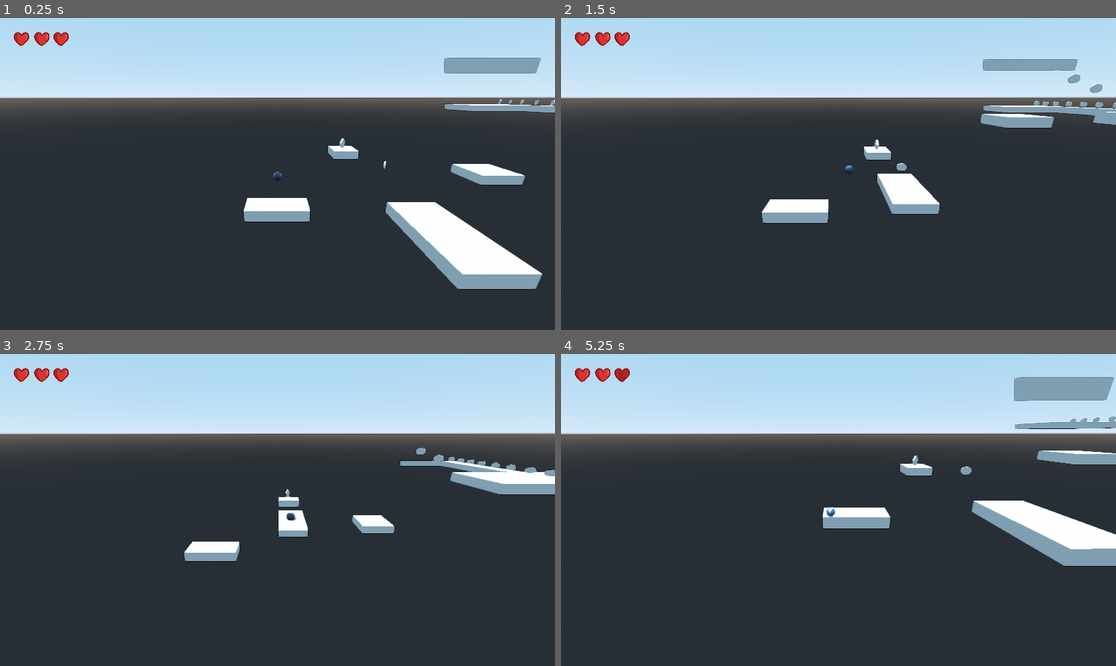
Above: before the commit, frames 1-4 (two rows, left to right).
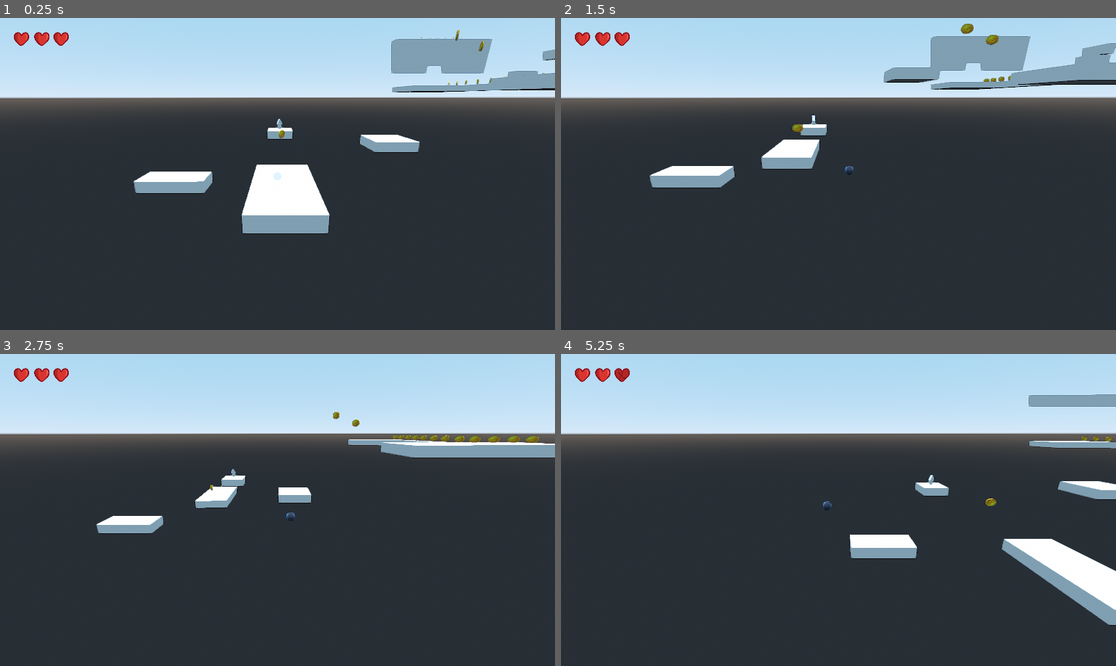
Above: after the commit, the same moments.

Repository: PedroCarbone/Oldies_2do_Parcial
Game: Godot game, scene res://scenes/EscenasGameplay/level 3/level_3.tscn
Same seed, same stepped clock (60 frames per second), same inputs: the game is played once before the commit and once after it. This scene is started directly instead of the project's main scene. The engine's default icon, where the game draws it, is replaced by a stand-in: a white triangle on a blue panel in a dark square.
Inputs:
- Up to frame 1 (0.25 s): no input
- Up to frame 2 (1.5 s): hold Right (ui_right) 0.53-1.28 s; tap Space (ui_select) at 0.77 s; hold Down (ui_down) from 1.28 s (still down)
- Up to frame 3 (2.75 s): tap Space (ui_select) at 1.52 s; release Down (ui_down) at 2.03 s; hold Right (ui_right) from 2.03 s (still down)
- Up to frame 4 (5.25 s): release Right (ui_right) at 2.78 s; hold Up (ui_up) 2.78-3.53 s; tap Space (ui_select) at 3.02, 3.77, 4.52 s; hold Left (ui_left) 3.53-5.03 s; hold Down (ui_down) from 5.03 s (still down)

The runs differ from the first frame. In frame 1, 13% of the frame differs, in the area x 24-100%, y 3-88%; in frame 2, 9.9%; in frame 3, 6.8%; in frame 4, 11%.

Commit message:
Monedas texturas

Diff:
--- a/project.godot
+++ b/project.godot
@@ -25,6 +25,7 @@
 
 [rendering]
 
+quality/filters/sharpen_intensity=1.0
 quality/directional_shadow/size=8140
 quality/shadow_atlas/size=16384
 quality/reflections/irradiance_max_size=2048
@@ -35,4 +36,3 @@
 quality/filters/use_fxaa=true
 quality/filters/use_debanding=true
 environment/default_environment="res://default_env.tres"
-quality/filters/sharpen_intensity=1.0
--- a/scenes/EscenasGameplay/Moneda.tscn
+++ b/scenes/EscenasGameplay/Moneda.tscn
@@ -1,12 +1,20 @@
-[gd_scene load_steps=9 format=2]
+[gd_scene load_steps=12 format=2]
 
 [ext_resource path="res://scenes/EscenasGameplay/Moneda.gd" type="Script" id=1]
 [ext_resource path="res://audio/sfx/moneda.mp3" type="AudioStream" id=2]
+[ext_resource path="res://arte/Texturas/WdTCKlTcGZJltxGlZAi2URphxoSwqCFQOv_XuXqoXsNsIXLuxmWMj4qzqmwDGEBBGQZmZFqCN-HEvYn6quxu0LKSm8uviqkAm0GAntDp.png" type="Texture" id=3]
 
 [sub_resource type="BoxShape" id=1]
 extents = Vector3( 1.2226, 8.98237, 1 )
 
 [sub_resource type="CylinderMesh" id=2]
+
+[sub_resource type="Skin" id=7]
+
+[sub_resource type="SpatialMaterial" id=8]
+params_line_width = 0.1
+albedo_texture = ExtResource( 3 )
+uv1_scale = Vector3( 2, 2, 2 )
 
 [sub_resource type="Animation" id=3]
 length = 0.001
@@ -69,9 +77,10 @@
 shape = SubResource( 1 )
 
 [node name="Textura" type="MeshInstance" parent="Colision"]
-transform = Transform( 1, 0, 0, 0, 1, 0, 0, 9.31323e-10, 1, 0, 0, 0 )
+transform = Transform( 1, 0, 0, 0, 1, 5.68434e-14, 0, 9.31322e-10, 1, 0, 0, 0 )
 mesh = SubResource( 2 )
-material/0 = null
+skin = SubResource( 7 )
+material/0 = SubResource( 8 )
 
 [node name="animacion" type="AnimationPlayer" parent="."]
 autoplay = "rotacion"
--- a/scenes/EscenasGameplay/Tutorial/Tutorial.tscn
+++ b/scenes/EscenasGameplay/Tutorial/Tutorial.tscn
@@ -365,7 +365,7 @@
 "values": [ true, false, true, false, true, false ]
 }
 
-[node name="Spatial" type="Spatial"]
+[node name="Spatial2" type="Spatial"]
 transform = Transform( 1, 0, 0, 0, 1, 0, 0, 0, 1, -0.0948372, 0, 0.0996313 )
 script = ExtResource( 4 )
 
--- a/scenes/EscenasGameplay/level 3/level_3.tscn
+++ b/scenes/EscenasGameplay/level 3/level_3.tscn
@@ -446,7 +446,7 @@
 material/0 = null
 
 [node name="Player" parent="." instance=ExtResource( 1 )]
-transform = Transform( 1, 0, 0, 0, 1, 0, 0, 0, 1, -23.9342, 9.11783, 0.256427 )
+transform = Transform( 1, 0, 0, 0, 1, 0, 0, 0, 1, -0.892471, 2.13021, 0.256427 )
 
 [node name="animacion" type="AnimationPlayer" parent="Player"]
 root_node = NodePath("../../Limite")
@@ -663,255 +663,192 @@
 
 [node name="Moneda11" parent="." instance=ExtResource( 6 )]
 transform = Transform( 2, 0, 0, 0, 2, 0, 0, 0, 2, 69.1593, 23.4527, -5.21121 )
-visible = false
 
 [node name="Moneda12" parent="." instance=ExtResource( 6 )]
 transform = Transform( 2, 0, 0, 0, 2, 0, 0, 0, 2, 69.1593, 23.4527, -11.0304 )
-visible = false
 
 [node name="Moneda13" parent="." instance=ExtResource( 6 )]
 transform = Transform( 2, 0, 0, 0, 2, 0, 0, 0, 2, 69.1593, 23.4527, -16.4587 )
-visible = false
 
 [node name="Moneda14" parent="." instance=ExtResource( 6 )]
 transform = Transform( 2, 0, 0, 0, 2, 0, 0, 0, 2, 69.1593, 23.4527, -22.0174 )
-visible = false
 
 [node name="Moneda15" parent="." instance=ExtResource( 6 )]
 transform = Transform( 2, 0, 0, 0, 2, 0, 0, 0, 2, 69.1593, 23.4527, -26.9246 )
-visible = false
 
 [node name="Moneda16" parent="." instance=ExtResource( 6 )]
 transform = Transform( 2, 0, 0, 0, 2, 0, 0, 0, 2, 69.1593, 23.4527, -31.8318 )
-visible = false
 
 [node name="Moneda17" parent="." instance=ExtResource( 6 )]
 transform = Transform( 2, 0, 0, 0, 2, 0, 0, 0, 2, 69.1593, 23.4527, -37.043 )
-visible = false
 
 [node name="Moneda18" parent="." instance=ExtResource( 6 )]
 transform = Transform( 2, 0, 0, 0, 2, 0, 0, 0, 2, 69.1593, 23.4527, -42.2542 )
-visible = false
 
 [node name="Moneda19" parent="." instance=ExtResource( 6 )]
 transform = Transform( 2, 0, 0, 0, 2, 0, 0, 0, 2, 69.1593, 23.4527, -46.7706 )
-visible = false
 
 [node name="Moneda20" parent="." instance=ExtResource( 6 )]
 transform = Transform( 2, 0, 0, 0, 2, 0, 0, 0, 2, 69.1593, 23.4527, -51.2436 )
-visible = false
 
 [node name="Moneda22" parent="." instance=ExtResource( 6 )]
 transform = Transform( 2, 0, 0, 0, 2, 0, 0, 0, 2, 67.3755, 27.0946, -65.2575 )
-visible = false
 
 [node name="Moneda23" parent="." instance=ExtResource( 6 )]
 transform = Transform( 2, 0, 0, 0, 2, 0, 0, 0, 2, 70.8238, 27.0946, -65.2575 )
-visible = false
 
 [node name="Moneda26" parent="." instance=ExtResource( 6 )]
 transform = Transform( 2, 0, 0, 0, 2, 0, 0, 0, 2, 74.0238, 26.9608, -65.2575 )
-visible = false
 
 [node name="Moneda27" parent="." instance=ExtResource( 6 )]
 transform = Transform( 2, 0, 0, 0, 2, 0, 0, 0, 2, 77.5707, 26.9608, -65.2575 )
-visible = false
 
 [node name="Moneda30" parent="." instance=ExtResource( 6 )]
 transform = Transform( 2, 0, 0, 0, 2, 0, 0, 0, 2, 81.228, 26.7545, -65.2575 )
-visible = false
 
 [node name="Moneda31" parent="." instance=ExtResource( 6 )]
 transform = Transform( 2, 0, 0, 0, 2, 0, 0, 0, 2, 84.6583, 26.7545, -65.2575 )
-visible = false
 
 [node name="Moneda34" parent="." instance=ExtResource( 6 )]
 transform = Transform( 2, 0, 0, 0, 2, 0, 0, 0, 2, 88.2146, 27.1421, -65.2575 )
-visible = false
 
 [node name="Moneda35" parent="." instance=ExtResource( 6 )]
 transform = Transform( 2, 0, 0, 0, 2, 0, 0, 0, 2, 88.2146, 29.7878, -65.2575 )
-visible = false
 
 [node name="Moneda36" parent="." instance=ExtResource( 6 )]
 transform = Transform( 2, 0, 0, 0, 2, 0, 0, 0, 2, 88.2146, 32.5028, -65.2575 )
-visible = false
 
 [node name="Moneda37" parent="." instance=ExtResource( 6 )]
 transform = Transform( 2, 0, 0, 0, 2, 0, 0, 0, 2, 84.6199, 29.7878, -65.2575 )
-visible = false
 
 [node name="Moneda38" parent="." instance=ExtResource( 6 )]
 transform = Transform( 2, 0, 0, 0, 2, 0, 0, 0, 2, 84.6199, 32.5028, -65.2575 )
-visible = false
 
 [node name="Moneda39" parent="." instance=ExtResource( 6 )]
 transform = Transform( 2, 0, 0, 0, 2, 0, 0, 0, 2, 81.2445, 29.7878, -65.2575 )
-visible = false
 
 [node name="Moneda40" parent="." instance=ExtResource( 6 )]
 transform = Transform( 2, 0, 0, 0, 2, 0, 0, 0, 2, 81.2445, 32.5028, -65.2575 )
-visible = false
 
 [node name="Moneda41" parent="." instance=ExtResource( 6 )]
 transform = Transform( 2, 0, 0, 0, 2, 0, 0, 0, 2, 77.6214, 29.7878, -65.2575 )
-visible = false
 
 [node name="Moneda42" parent="." instance=ExtResource( 6 )]
 transform = Transform( 2, 0, 0, 0, 2, 0, 0, 0, 2, 77.6214, 32.5028, -65.2575 )
-visible = false
 
 [node name="Moneda43" parent="." instance=ExtResource( 6 )]
 transform = Transform( 2, 0, 0, 0, 2, 0, 0, 0, 2, 74.0702, 29.7878, -65.2575 )
-visible = false
 
 [node name="Moneda44" parent="." instance=ExtResource( 6 )]
 transform = Transform( 2, 0, 0, 0, 2, 0, 0, 0, 2, 74.0702, 32.5028, -65.2575 )
-visible = false
 
 [node name="Moneda45" parent="." instance=ExtResource( 6 )]
 transform = Transform( 2, 0, 0, 0, 2, 0, 0, 0, 2, 70.8867, 29.7878, -65.2575 )
-visible = false
 
 [node name="Moneda46" parent="." instance=ExtResource( 6 )]
 transform = Transform( 2, 0, 0, 0, 2, 0, 0, 0, 2, 70.8867, 32.5028, -65.2575 )
-visible = false
 
 [node name="Moneda47" parent="." instance=ExtResource( 6 )]
 transform = Transform( 2, 0, 0, 0, 2, 0, 0, 0, 2, 67.2742, 29.7878, -65.2575 )
-visible = false
 
 [node name="Moneda48" parent="." instance=ExtResource( 6 )]
 transform = Transform( 2, 0, 0, 0, 2, 0, 0, 0, 2, 67.2742, 32.5028, -65.2575 )
-visible = false
 
 [node name="Moneda49" parent="." instance=ExtResource( 6 )]
 transform = Transform( 2, 0, 0, 0, 2, 0, 0, 0, 2, 88.2146, 35.0097, -65.2575 )
-visible = false
 
 [node name="Moneda50" parent="." instance=ExtResource( 6 )]
 transform = Transform( 2, 0, 0, 0, 2, 0, 0, 0, 2, 84.6199, 35.0097, -65.2575 )
-visible = false
 
 [node name="Moneda51" parent="." instance=ExtResource( 6 )]
 transform = Transform( 2, 0, 0, 0, 2, 0, 0, 0, 2, 81.2445, 35.0097, -65.2575 )
-visible = false
 
 [node name="Moneda52" parent="." instance=ExtResource( 6 )]
 transform = Transform( 2, 0, 0, 0, 2, 0, 0, 0, 2, 77.6214, 35.0097, -65.2575 )
-visible = false
 
 [node name="Moneda53" parent="." instance=ExtResource( 6 )]
 transform = Transform( 2, 0, 0, 0, 2, 0, 0, 0, 2, 74.0702, 35.0097, -65.2575 )
-visible = false
 
 [node name="Moneda54" parent="." instance=ExtResource( 6 )]
 transform = Transform( 2, 0, 0, 0, 2, 0, 0, 0, 2, 70.8867, 35.0097, -65.2575 )
-visible = false
 
 [node name="Moneda55" parent="." instance=ExtResource( 6 )]
 transform = Transform( 2, 0, 0, 0, 2, 0, 0, 0, 2, 67.2742, 35.0097, -65.2575 )
-visible = false
 
 [node name="Moneda56" parent="." instance=ExtResource( 6 )]
 transform = Transform( 2, 0, 0, 0, 2, 0, 0, 0, 2, 83.6315, 42.6699, -65.6787 )
-visible = false
 
 [node name="Moneda57" parent="." instance=ExtResource( 6 )]
 transform = Transform( 2, 0, 0, 0, 2, 0, 0, 0, 2, 80.0368, 42.6699, -65.6073 )
-visible = false
 
 [node name="Moneda58" parent="." instance=ExtResource( 6 )]
 transform = Transform( 2, 0, 0, 0, 2, 0, 0, 0, 2, 76.6614, 42.6699, -65.6073 )
-visible = false
 
 [node name="Moneda59" parent="." instance=ExtResource( 6 )]
 transform = Transform( 2, 0, 0, 0, 2, 0, 0, 0, 2, 73.0383, 42.6699, -65.6073 )
-visible = false
 
 [node name="Moneda60" parent="." instance=ExtResource( 6 )]
 transform = Transform( 2, 0, 0, 0, 2, 0, 0, 0, 2, 69.4871, 42.6699, -65.6073 )
-visible = false
 
 [node name="Moneda61" parent="." instance=ExtResource( 6 )]
 transform = Transform( 2, 0, 0, 0, 2, 0, 0, 0, 2, 66.3036, 42.6699, -65.6073 )
-visible = false
 
 [node name="Moneda62" parent="." instance=ExtResource( 6 )]
 transform = Transform( 2, 0, 0, 0, 2, 0, 0, 0, 2, 62.6911, 42.6699, -65.6073 )
-visible = false
 
 [node name="Moneda63" parent="." instance=ExtResource( 6 )]
 transform = Transform( 2, 0, 0, 0, 2, 0, 0, 0, 2, 51.3529, 58.0531, -86.4577 )
-visible = false
 
 [node name="Moneda64" parent="." instance=ExtResource( 6 )]
 transform = Transform( 2, 0, 0, 0, 2, 0, 0, 0, 2, 48.1694, 58.0531, -86.4577 )
-visible = false
 
 [node name="Moneda65" parent="." instance=ExtResource( 6 )]
 transform = Transform( 2, 0, 0, 0, 2, 0, 0, 0, 2, 44.5569, 58.0531, -86.4577 )
-visible = false
 
 [node name="Moneda66" parent="." instance=ExtResource( 6 )]
 transform = Transform( 2, 0, 0, 0, 2, 0, 0, 0, 2, 51.3529, 58.0531, -90.3868 )
-visible = false
 
 [node name="Moneda67" parent="." instance=ExtResource( 6 )]
 transform = Transform( 2, 0, 0, 0, 2, 0, 0, 0, 2, 48.1694, 58.0531, -90.3868 )
-visible = false
 
 [node name="Moneda68" parent="." instance=ExtResource( 6 )]
 transform = Transform( 2, 0, 0, 0, 2, 0, 0, 0, 2, 44.5569, 58.0531, -90.3868 )
-visible = false
 
 [node name="Moneda69" parent="." instance=ExtResource( 6 )]
 transform = Transform( 2, 0, 0, 0, 2, 0, 0, 0, 2, 51.3529, 58.0531, -94.2336 )
-visible = false
 
 [node name="Moneda70" parent="." instance=ExtResource( 6 )]
 transform = Transform( 2, 0, 0, 0, 2, 0, 0, 0, 2, 48.1694, 58.0531, -94.2336 )
-visible = false
 
 [node name="Moneda71" parent="." instance=ExtResource( 6 )]
 transform = Transform( 2, 0, 0, 0, 2, 0, 0, 0, 2, 44.5569, 58.0531, -94.2336 )
-visible = false
 
 [node name="Moneda72" parent="." instance=ExtResource( 6 )]
 transform = Transform( 2, 0, 0, 0, 2, 0, 0, 0, 2, 51.3529, 58.0531, -98.06 )
-visible = false
 
 [node name="Moneda73" parent="." instance=ExtResource( 6 )]
 transform = Transform( 2, 0, 0, 0, 2, 0, 0, 0, 2, 48.1694, 58.0531, -98.06 )
-visible = false
 
 [node name="Moneda74" parent="." instance=ExtResource( 6 )]
 transform = Transform( 2, 0, 0, 0, 2, 0, 0, 0, 2, 44.5569, 58.0531, -98.06 )
-visible = false
 
 [node name="Moneda75" parent="." instance=ExtResource( 6 )]
 transform = Transform( 2, 0, 0, 0, 2, 0, 0, 0, 2, 117.125, 41.7726, -66.8487 )
-visible = false
 
 [node name="Moneda76" parent="." instance=ExtResource( 6 )]
 transform = Transform( 2, 0, 0, 0, 2, 0, 0, 0, 2, 171.944, 70.294, -66.8487 )
-visible = false
 
 [node name="Moneda77" parent="." instance=ExtResource( 6 )]
 transform = Transform( 2, 0, 0, 0, 2, 0, 0, 0, 2, 144.152, 53.8349, -66.8487 )
-visible = false
 
 [node name="Moneda78" parent="." instance=ExtResource( 6 )]
 transform = Transform( 2, 0, 0, 0, 2, 0, 0, 0, 2, 223.071, 83.064, -66.924 )
-visible = false
 
 [node name="Moneda79" parent="." instance=ExtResource( 6 )]
 transform = Transform( 2, 0, 0, 0, 2, 0, 0, 0, 2, 223.071, 86.4965, -66.924 )
-visible = false
 
 [node name="Moneda80" parent="." instance=ExtResource( 6 )]
 transform = Transform( 2, 0, 0, 0, 2, 0, 0, 0, 2, 223.071, 90.2314, -66.924 )
-visible = false
 
 [node name="UI" type="CanvasLayer" parent="."]
 
Binary file added: arte/Texturas/OIP.jpg
Not shown, added: arte/Texturas/OIP.jpg.import
Binary file added: arte/Texturas/WdTCKlTcGZJltxGlZAi2URphxoSwqCFQOv_XuXqoXsNsIXLuxmWMj4qzqmwDGEBBGQZmZFqCN-HEvYn6quxu0LKSm8uviqkAm0GAntDp.png
Not shown, added: arte/Texturas/WdTCKlTcGZJltxGlZAi2URphxoSwqCFQOv_XuXqoXsNsIXLuxmWMj4qzqmwDGEBBGQZmZFqCN-HEvYn6quxu0LKSm8uviqkAm0GAntDp.png.import
